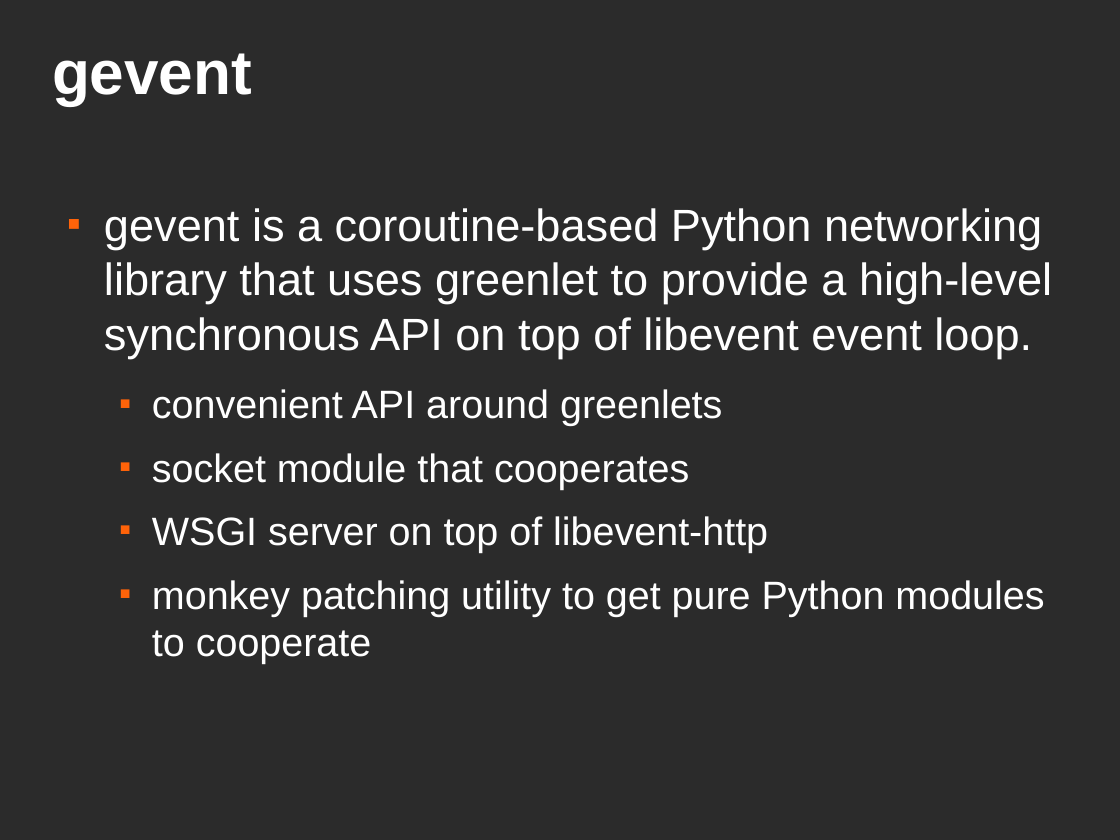
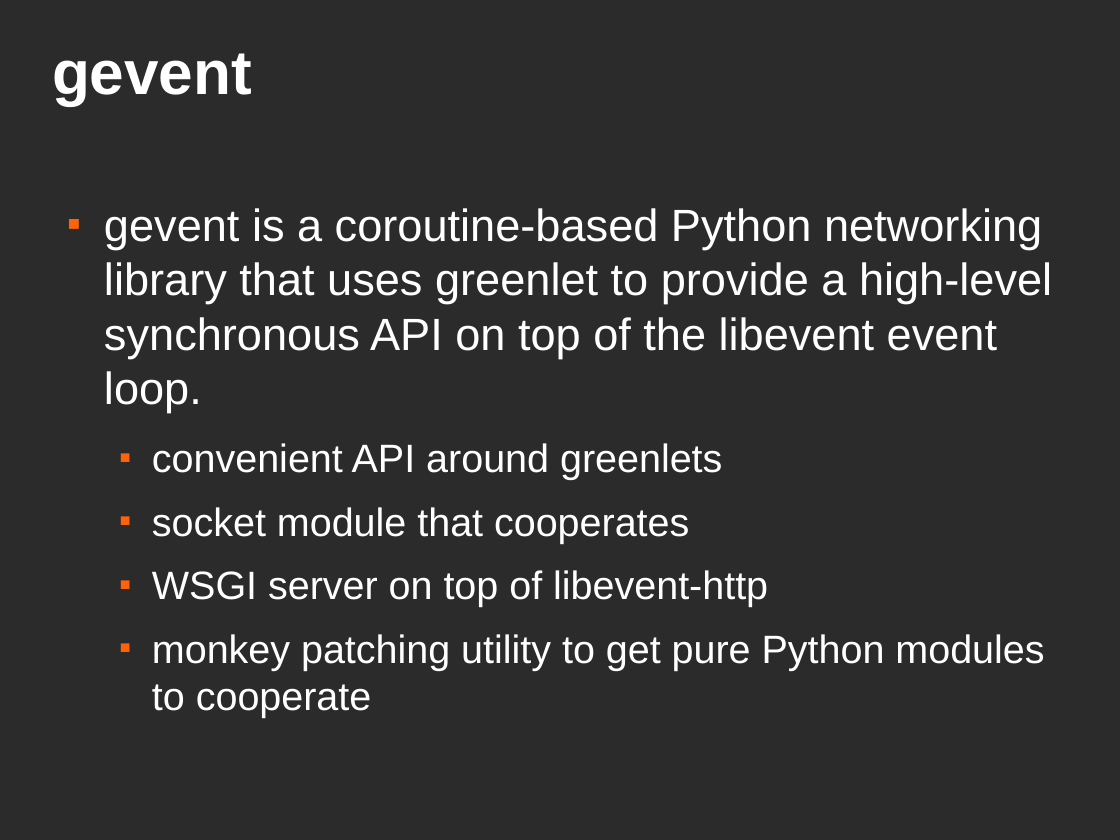
Before and after one commit to jjinux/concurrency-200912, a slide deck: slide 39 of slides.odp. Drawn at 1120x840 pixels with LibreOffice and Linux fonts; fonts in the diff are those of the drawing; background and template pictures are left out; a plain dark background stands for a picture behind light text. Boxes give left, top, right and bottom in pixels: in the first picture for what was removed or moved away, otherwise in the second. Text is boxed around its words. In the diff, an @@ line names an element or a change of style, - is before the commit and + after.

```diff
--- a/slides.odp
+++ b/slides.odp
@@ text at (104, 208, 1052, 412): text changed @@
-■ gevent is a coroutine-based Python networking library that uses greenlet to provide a high-level synchronous API on top of libevent event loop.
+■ gevent is a coroutine-based Python networking library that uses greenlet to provide a high-level synchronous API on top of the libevent event loop.
```
Also in this commit, not shown: 12 other slides changed, 1 other file.
